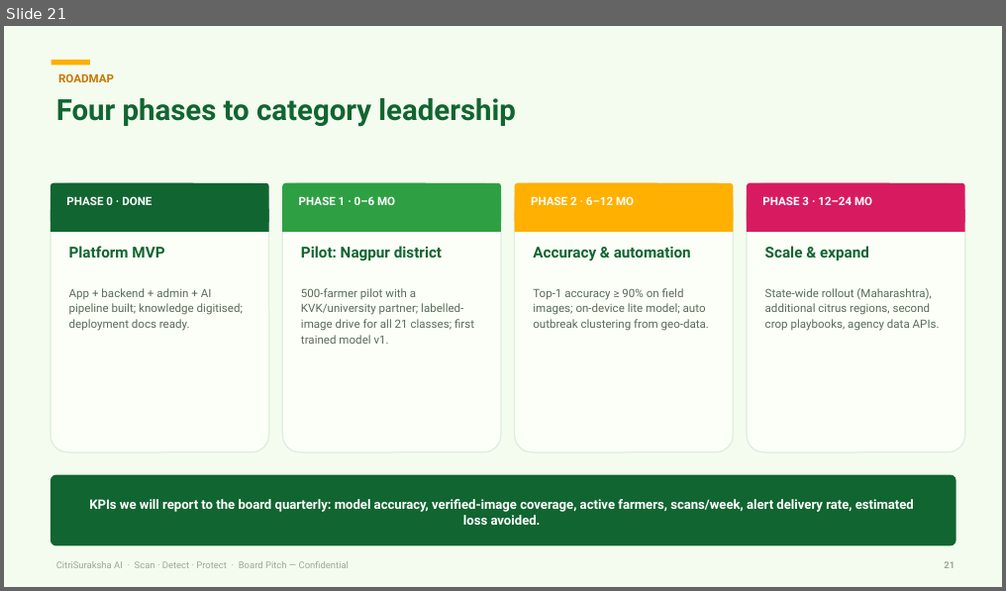
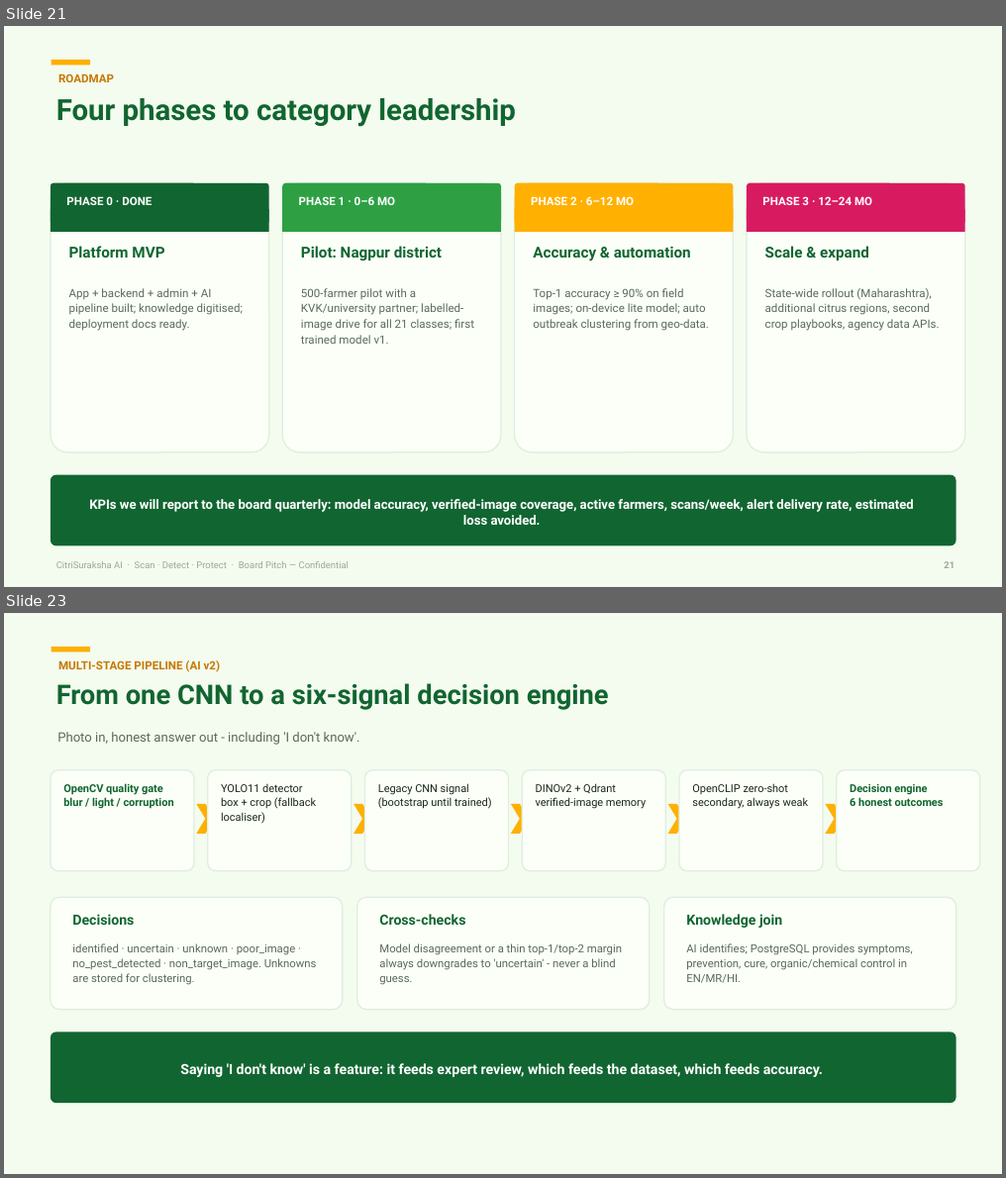
Before and after one commit to jagthapsaurabh/citrisurksha_ai, a slide deck: docs/pitch/CitriSuraksha_AI_Board_Pitch.pptx. Shown one above the other, each under a label of ours: slide 21 before the commit, slides 21 and 23 after it; the slides between them are not shown. The pictures are 1006x591 and 1006x1178 pixels, drawn with LibreOffice and Linux fonts; fonts in the diff are those of the drawing. Boxes give left, top, right and bottom in pixels: in the first picture for what was removed or moved away, otherwise in the second. Text is boxed around its words. In the diff, an @@ line names an element or a change of style, - is before the commit and + after.

```diff
--- a/docs/pitch/CitriSuraksha_AI_Board_Pitch.pptx
+++ b/docs/pitch/CitriSuraksha_AI_Board_Pitch.pptx
@@ slide 23 added at [4,613,1002,1174], background #FFFFFF @@
@@ rectangle added at [4,613,1002,1174], fill #F4FBEF @@
@@ rectangle added at [52,647,90,652], fill #FFB000 @@
@@ text added at [58,661,221,672], 11 pt, text #C77800, bold @@
+MULTI-STAGE PIPELINE (AI v2)
@@ text added at [56,683,609,710], 26 pt, text #116530, bold @@
+From one CNN to a six-signal decision engine
@@ text added at [57,732,360,745], 12.5 pt, text #5A6B58 @@
+Photo in, honest answer out - including 'I don't know'.
@@ rounded rectangle added at [51,770,194,871], fill #FBFFF8, outline #DFEEDD 1.2 pt @@
@@ text added at [63,783,174,809], 10.5 pt, text #116530, bold @@
+OpenCV quality gate
+blur / light / corruption
@@ rounded rectangle added at [208,770,351,871], fill #FBFFF8, outline #DFEEDD 1.2 pt @@
@@ text added at [221,784,316,824], 10.5 pt, text #1B271C @@
+YOLO11 detector
+box + crop (fallback localiser)
@@ rounded rectangle added at [364,770,509,871], fill #FBFFF8, outline #DFEEDD 1.2 pt @@
@@ text added at [378,783,492,809], 10.5 pt, text #1B271C @@
+Legacy CNN signal
+(bootstrap until trained)
@@ rounded rectangle added at [522,770,665,871], fill #FBFFF8, outline #DFEEDD 1.2 pt @@
@@ text added at [536,783,646,809], 10.5 pt, text #1B271C @@
+DINOv2 + Qdrant
+verified-image memory
@@ rounded rectangle added at [679,770,823,871], fill #FBFFF8, outline #DFEEDD 1.2 pt @@
@@ text added at [692,783,809,809], 10.5 pt, text #1B271C @@
+OpenCLIP zero-shot
+secondary, always weak
@@ rounded rectangle added at [837,770,980,871], fill #FBFFF8, outline #DFEEDD 1.2 pt @@
@@ text added at [849,784,944,806], 10.5 pt, text #116530, bold @@
+Decision engine
+6 honest outcomes
@@ chevron added at [196,804,214,834], fill #FFB000 @@
@@ chevron added at [353,804,371,834], fill #FFB000 @@
@@ chevron added at [511,804,529,834], fill #FFB000 @@
@@ chevron added at [668,804,686,834], fill #FFB000 @@
@@ chevron added at [826,804,844,834], fill #FFB000 @@
@@ rounded rectangle added at [51,897,343,1010], fill #FBFFF8, outline #DFEEDD 1.2 pt @@
@@ rounded rectangle added at [357,897,649,1010], fill #FBFFF8, outline #DFEEDD 1.2 pt @@
@@ rounded rectangle added at [664,897,956,1010], fill #FBFFF8, outline #DFEEDD 1.2 pt @@
@@ text added at [72,914,134,925], 13.5 pt, text #116530, bold @@
+Decisions
@@ text added at [379,914,465,925], 13.5 pt, text #116530, bold @@
+Cross-checks
@@ text added at [686,914,782,928], 13.5 pt, text #116530, bold @@
+Knowledge join
@@ text added at [72,944,317,985], 10.8 pt, text #5A6B58 @@
+identified · uncertain · unknown · poor_image · no_pest_detected · non_target_image. Unknowns are stored for clustering.
@@ text added at [379,944,622,985], 10.8 pt, text #5A6B58 @@
+Model disagreement or a thin top-1/top-2 margin always downgrades to 'uncertain' - never a blind guess.
@@ text added at [686,944,913,983], 10.8 pt, text #5A6B58 @@
+AI identifies; PostgreSQL provides symptoms, prevention, cure, organic/chemical control in EN/MR/HI.
@@ rounded rectangle added at [51,1032,956,1103], fill #116530 @@
@@ text added at [180,1063,823,1077], 13.5 pt, text #FFFFFF, bold @@
+Saying 'I don't know' is a feature: it feeds expert review, which feeds the dataset, which feeds accuracy.
```
Also in this commit, not shown: 1 slide changed, 3 other slides added, 3 other files.
